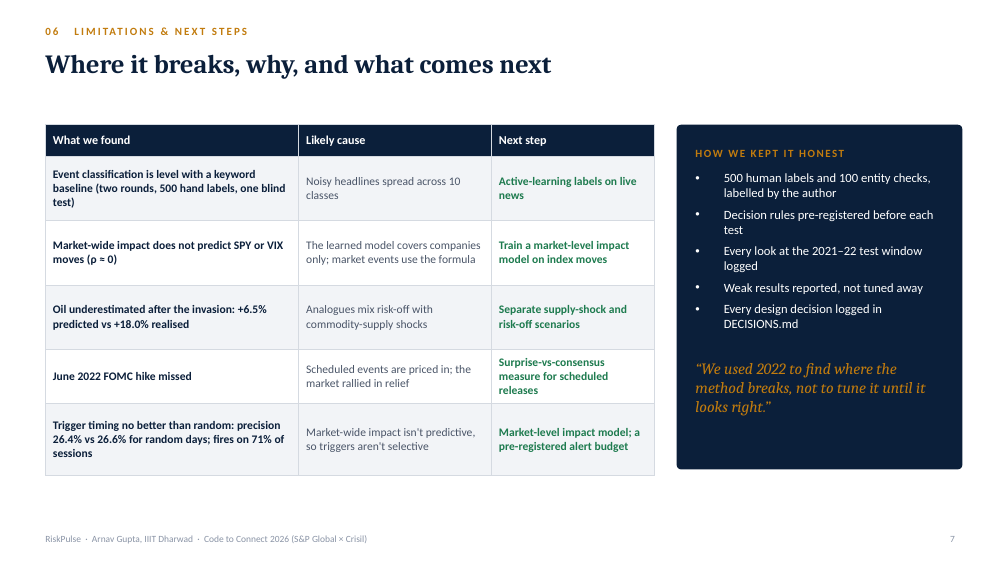
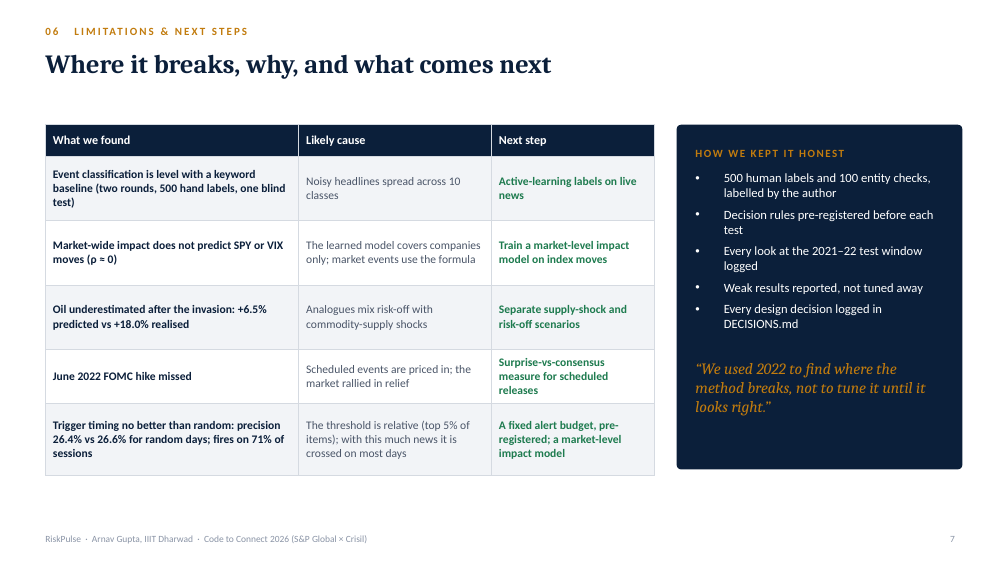
Before and after one commit to arnavgupta2004/iiit-dharwad-arnav-gupta-hackathon, a slide deck: slide 7 of docs/presentation.pptx. Drawn at 1008x567 pixels with LibreOffice and Linux fonts; fonts in the diff are those of the drawing. Boxes give left, top, right and bottom in pixels: in the first picture for what was removed or moved away, otherwise in the second. Text is boxed around its words. In the diff, an @@ line names an element or a change of style, - is before the commit and + after.

```diff
--- a/docs/presentation.pptx
+++ b/docs/presentation.pptx
@@ table at (x1=45, y1=125, x2=654, y2=463) @@
-row 6, column 2: Market-wide impact isn't predictive, so triggers aren't selective
+row 6, column 2: The threshold is relative (top 5% of items); with this much news it is crossed on most days
-row 6, column 3: Market-level impact model; a pre-registered alert budget
+row 6, column 3: A fixed alert budget, pre-registered; a market-level impact model
```
Also in this commit, not shown: 1 other file.
